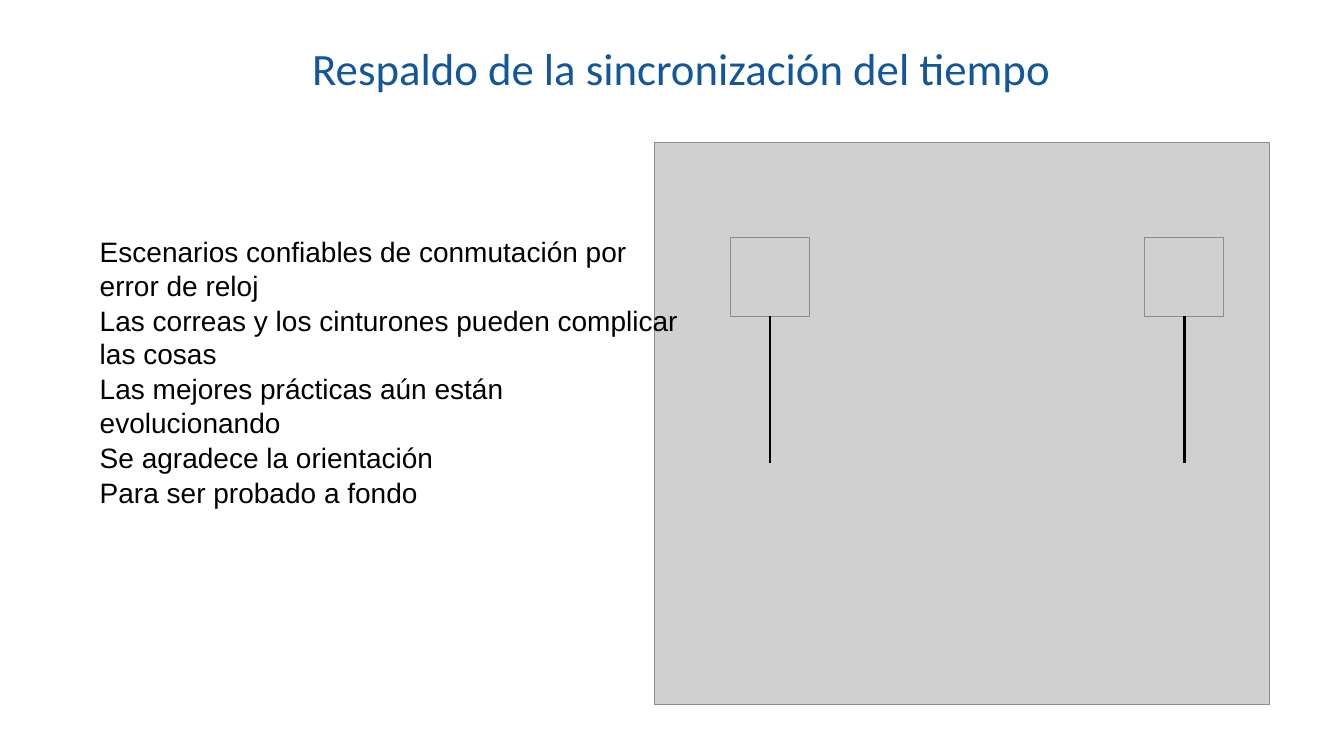
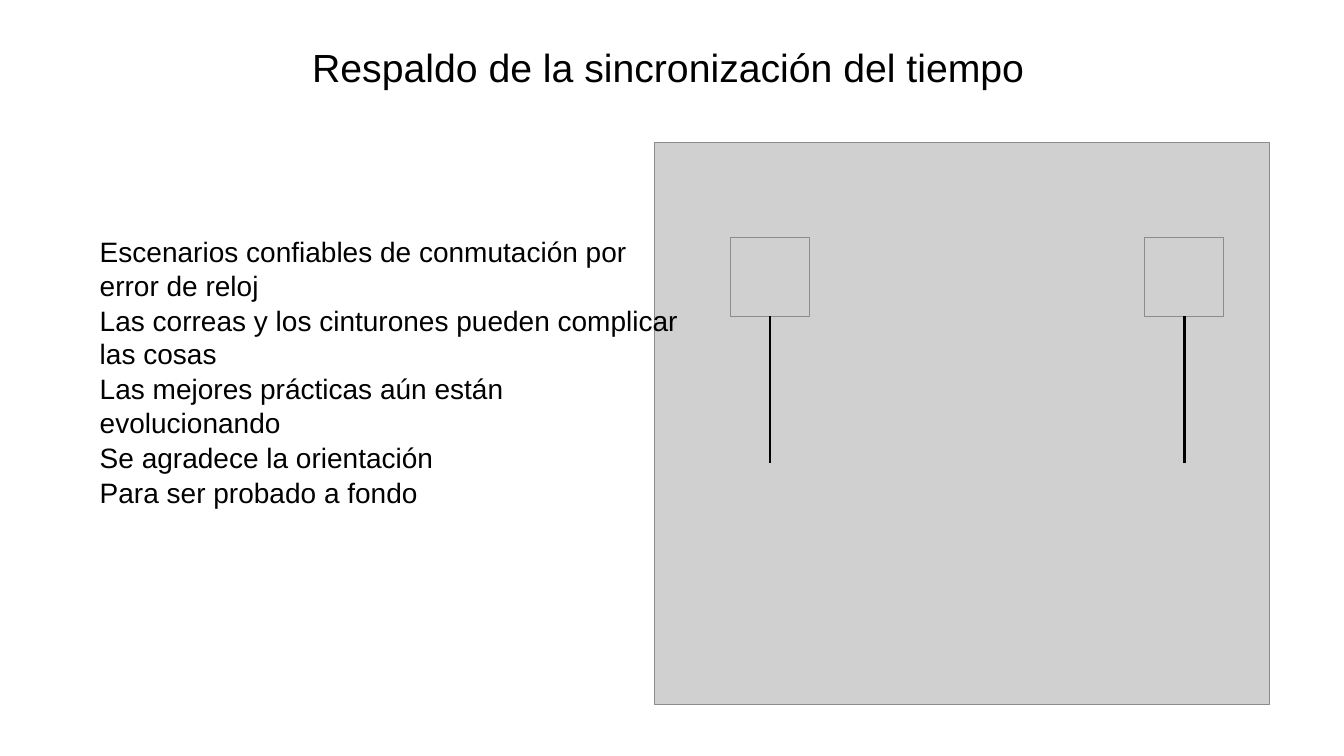
Before and after one commit to SiwaNetwork/QUANTUM, a slide deck: slide 13 of Time-Card/ДОКУМЕНТЫ/МАТЕРИАЛ СТАТЬИ/Применение в энергетике испанский.pptx. Drawn at 1344x756 pixels with LibreOffice and Linux fonts; fonts in the diff are those of the drawing; grey boxes stand for pictures. Boxes give left, top, right and bottom in pixels: in the first picture for what was removed or moved away, otherwise in the second. Text is boxed around its words. In the diff, an @@ line names an element or a change of style, - is before the commit and + after.

```diff
--- a/Time-Card/ДОКУМЕНТЫ/МАТЕРИАЛ СТАТЬИ/Применение в энергетике испанский.pptx
+++ b/Time-Card/ДОКУМЕНТЫ/МАТЕРИАЛ СТАТЬИ/Применение в энергетике испанский.pptx
@@ title "Respaldo de la sincronización del ..." at box(312, 53, 1024, 90): size 32 to 28 pt, font Calibri to Arial, text colour #12569B to #000000 @@
```
Also in this commit, not shown: 16 other slides changed, 4 other files.
